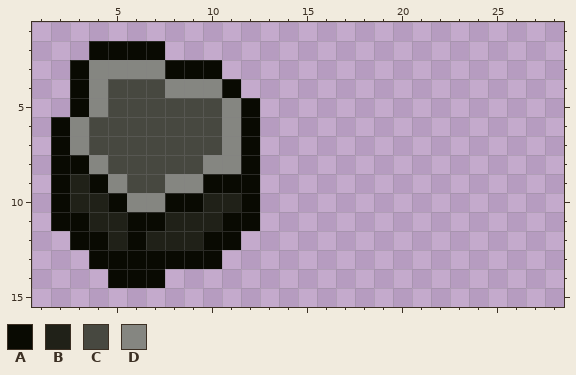
Two states of a pixel-art sprite, Assets/Resources/Art/Train/fuels.png. That is the earlier state.
The file is 64x64 pixels. Shown: x 1..28, y 1..15.
Palette (. is transparent): A #090a02  B #202118  C #474840  D #858681
Pixels before, first column x 2:
 2 ..AAAA.....
 3 .ADDDDAAA..
 4 .ADCCCDDDA.
 5 .ADCCCCCCDA
 6 ADCCCCCCCDA
 7 ADCCCCCCCDA
 8 AADCCCCCDDA
 9 ABADCCDDAAA
10 ABBADDAABBA
11 AABBAABBBAA
12 .AABABBBAA.
13 ..AAAAAAA..
14 ...AAA.....
Now the later version:
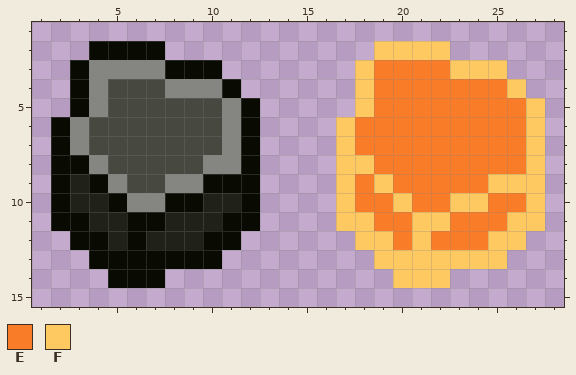
Colours new in this view: E #f97c28  F #ffc961
The exact change:
Changed rows in their new state; - is an unchanged pixel.
first column x 17:
 2 --FFFF-----
 3 -FEEEEFFF--
 4 -FEEEEEEEF-
 5 -FEEEEEEEEF
 6 FEEEEEEEEEF
 7 FEEEEEEEEEF
 8 FFEEEEEEEEF
 9 FEFEEEEEFFF
10 FEEFEEFFEEF
11 FFEEFFEEEFF
12 -FFEFEEEFF-
13 --FFFFFFF--
14 ---FFF-----
Boxes around the changes in both pictures, in picture pixels (x1, y1, x2, y2):
added: (336, 41, 545, 288)
